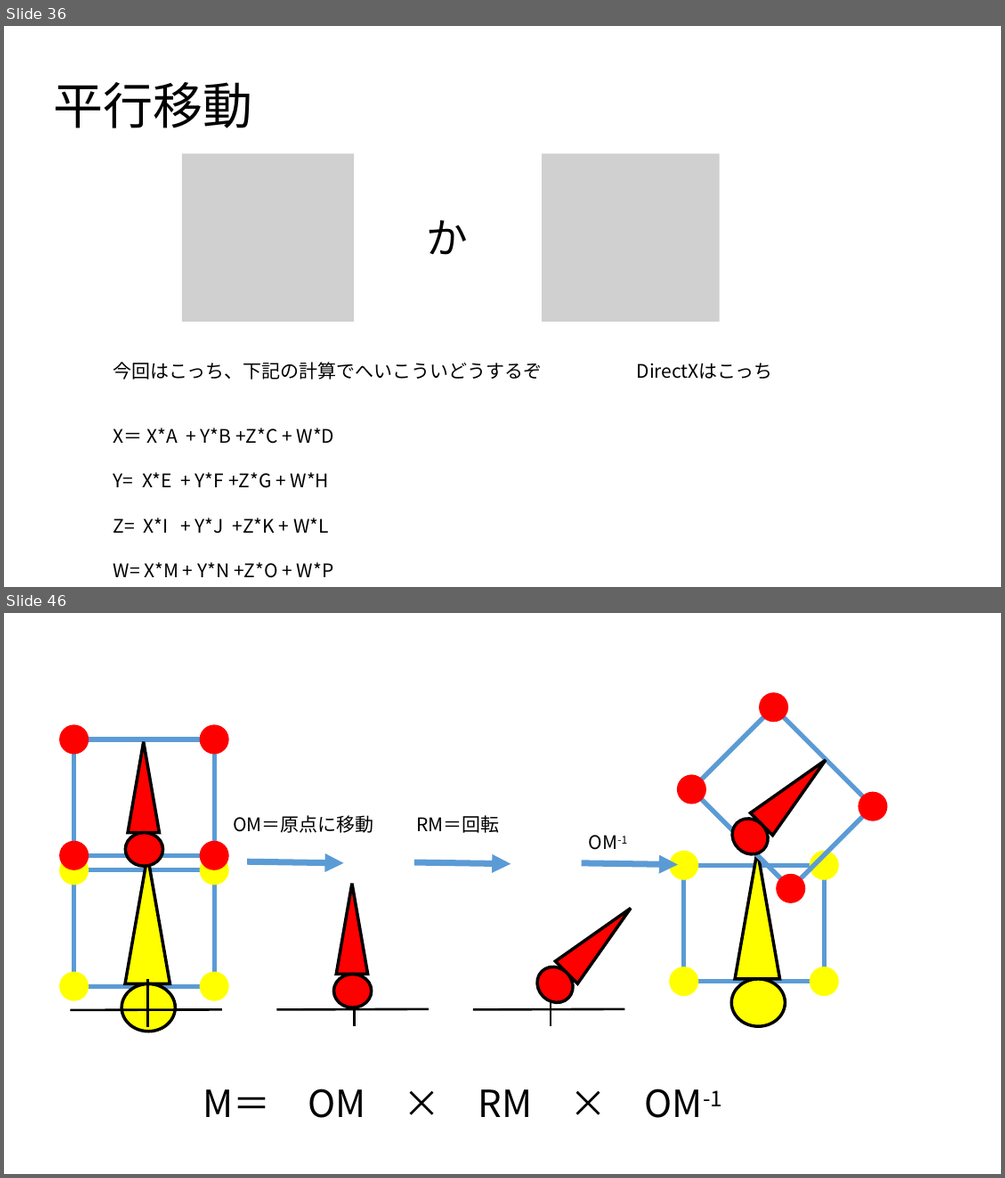
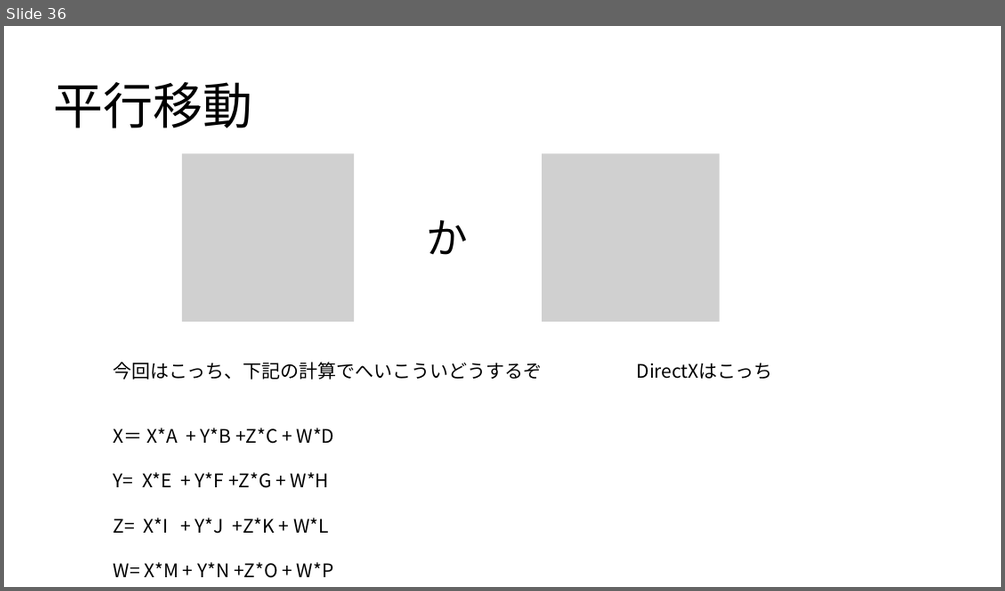
Before and after one commit to UMA729/MySchoolDatas, a slide deck: ゲ数Ⅱ/ゲーム数学.pptx. Shown one above the other, each under a label of ours: slides 36 and 46 before the commit, slide 36 after it; the slides between them are not shown. The pictures are 1005x1178 and 1005x591 pixels, drawn with LibreOffice and Linux fonts; fonts in the diff are those of the drawing; grey boxes stand for pictures. Boxes give left, top, right and bottom in pixels: in the first picture for what was removed or moved away, otherwise in the second. Text is boxed around its words. In the diff, an @@ line names an element or a change of style, - is before the commit and + after.

```diff
--- a/ゲ数Ⅱ/ゲーム数学.pptx
+++ b/ゲ数Ⅱ/ゲーム数学.pptx
@@ slide 46 removed at (4,613,1001,1174), background #FFFFFF @@
@@ triangle removed at (128,742,160,832) @@
@@ triangle removed at (751,749,837,835) @@
@@ text removed at (233,815,374,833) @@
-OM＝原点に移動
@@ text removed at (416,815,499,833) @@
-RM＝回転
@@ ellipse removed at (725,811,776,861) @@
@@ ellipse removed at (125,833,162,867) @@
@@ group removed at (59,724,228,870): 4 ellipses, 1 rectangle @@
@@ text removed at (589,835,627,850) @@
-OM-1
@@ triangle removed at (736,851,780,980) @@
@@ triangle removed at (125,855,170,984) @@
@@ arrow removed from (247, 861) to (343, 863) @@
@@ arrow removed from (414, 862) to (511, 863) @@
@@ arrow removed from (582, 863) to (678, 864) @@
@@ group removed at (671,686,893,909): 4 ellipses, 1 rectangle @@
@@ triangle removed at (336,883,367,973) @@
@@ triangle removed at (556,897,641,983) @@
@@ ellipse removed at (121,984,175,1031) @@
@@ line removed from (147, 979) to (147, 1027) @@
@@ group removed at (59,855,228,1000): 4 ellipses, 1 rectangle @@
@@ ellipse removed at (334,974,372,1008) @@
@@ line removed from (354, 979) to (354, 1027) @@
@@ ellipse removed at (530,960,580,1010) @@
@@ line removed from (550, 979) to (550, 1027) @@
@@ ellipse removed at (732,979,785,1026) @@
@@ group removed at (670,851,839,996): 4 ellipses, 1 rectangle @@
@@ line removed from (71, 1010) to (222, 1009) @@
@@ line removed from (277, 1009) to (429, 1009) @@
@@ line removed from (473, 1009) to (624, 1009) @@
@@ text removed at (203,1088,722,1118) @@
-M＝ OM × RM × OM-1
```
Also in this commit, not shown: 1 slide changed, 10 other slides removed, 44 other files.
